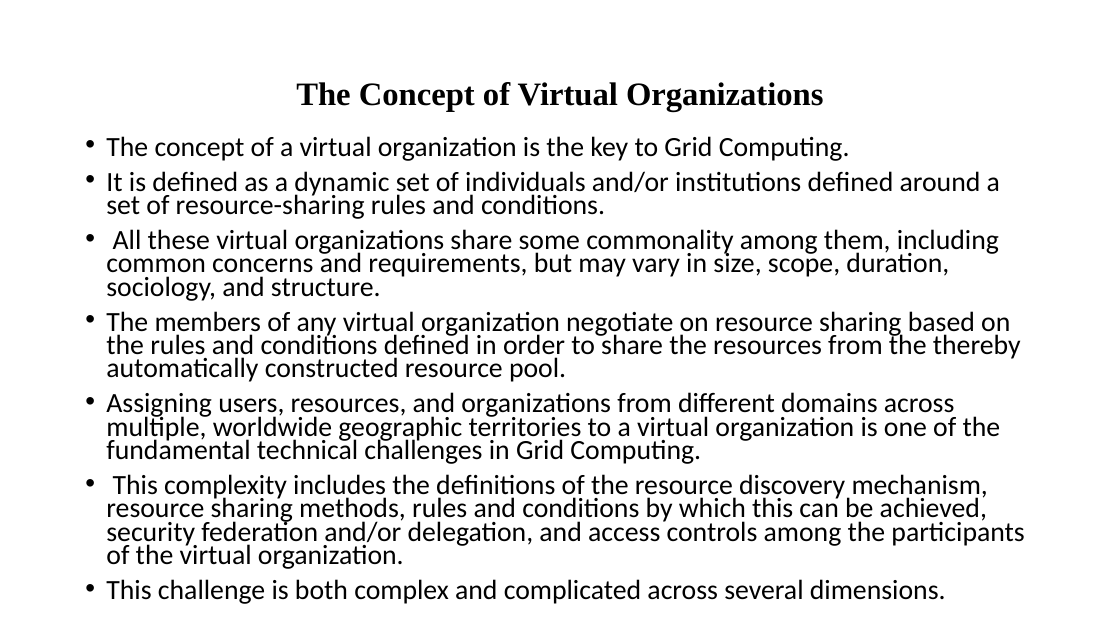
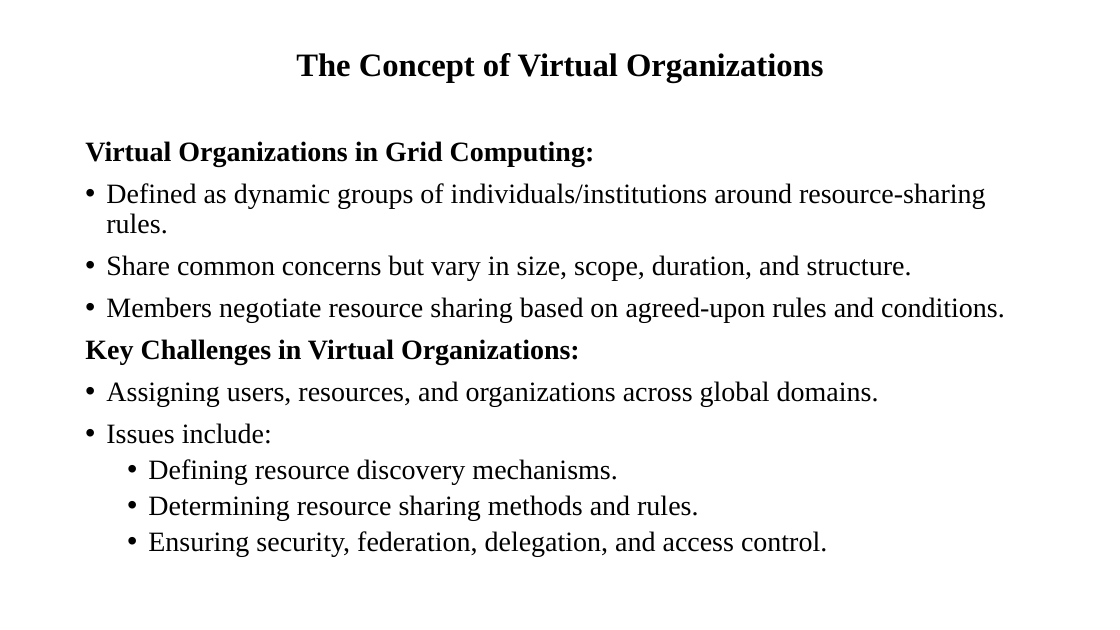
Before and after one commit to CSE-2026/4th-year-sem-2, a slide deck: slide 10 of HPC/UNIT1-PPT.pptx (slide 11 before the commit). Drawn at 1120x630 pixels with LibreOffice and Linux fonts; fonts in the diff are those of the drawing. Boxes give left, top, right and bottom in pixels: in the first picture for what was removed or moved away, otherwise in the second. Text is boxed around its words. In the diff, an @@ line names an element or a change of style, - is before the commit and + after.

```diff
--- a/HPC/UNIT1-PPT.pptx
+++ b/HPC/UNIT1-PPT.pptx
@@ title "The Concept of Virtual Organizations": place and size @@
-title "The Concept of Virtual Organizations" at box(296, 82, 824, 111)
+title "The Concept of Virtual Organizations" at box(296, 53, 824, 83)
@@ text at box(85, 141, 1005, 556): text changed; size 23.8 to 24 pt; font Calibri to Times New Roman @@
-• The concept of a virtual organization is the key to Grid Computing.
-• It is defined as a dynamic set of individuals and/or institutions defined around a set of resource-sharing rules and conditions.
-• All these virtual organizations share some commonality among them, including common concerns and requirements, but may vary in size, scope, duration, sociology, and structure.
-• The members of any virtual organization negotiate on resource sharing based on the rules and conditions defined in order to share the resources from the thereby automatically constructed resource pool.
-• Assigning users, resources, and organizations from different domains across multiple, worldwide geographic territories to a virtual organization is one of the fundamental technical challenges in Grid Computing.
-• This complexity includes the definitions of the resource discovery mechanism, resource sharing methods, rules and conditions by which this can be achieved, security federation and/or delegation, and access controls among the participants of the virtual organization.
-• This challenge is both complex and complicated across several dimensions.
+Virtual Organizations in Grid Computing:
+• Defined as dynamic groups of individuals/institutions around resource-sharing rules.
+• Share common concerns but vary in size, scope, duration, and structure.
+• Members negotiate resource sharing based on agreed-upon rules and conditions.
+Key Challenges in Virtual Organizations:
+• Assigning users, resources, and organizations across global domains.
+• Issues include:
+  • Defining resource discovery mechanisms.
+  • Determining resource sharing methods and rules.
+  • Ensuring security, federation, delegation, and access control.
```
Also in this commit, not shown: 27 other slides changed, 10 slides added, 4 slides removed, 5 other files.
